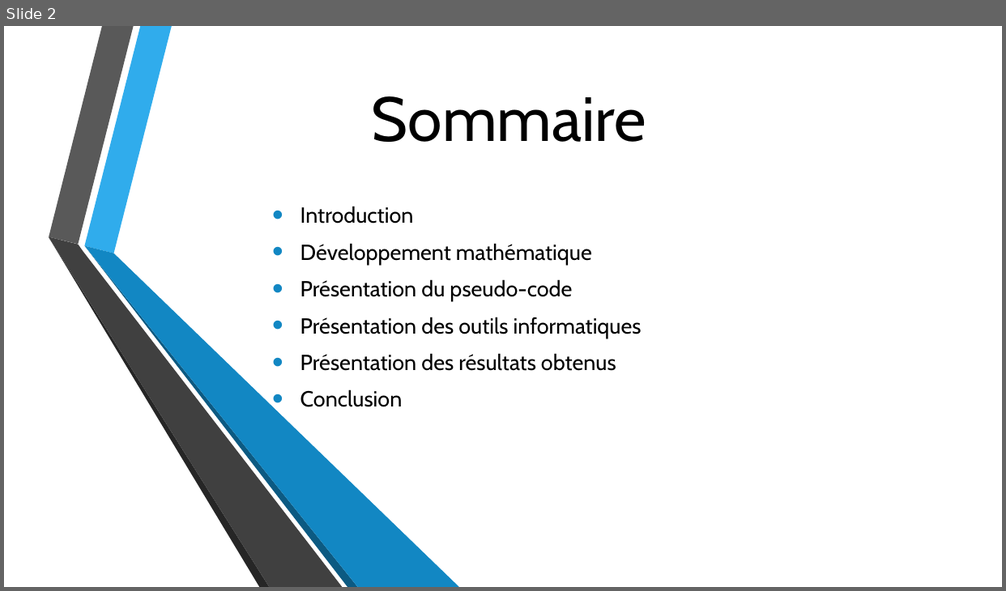
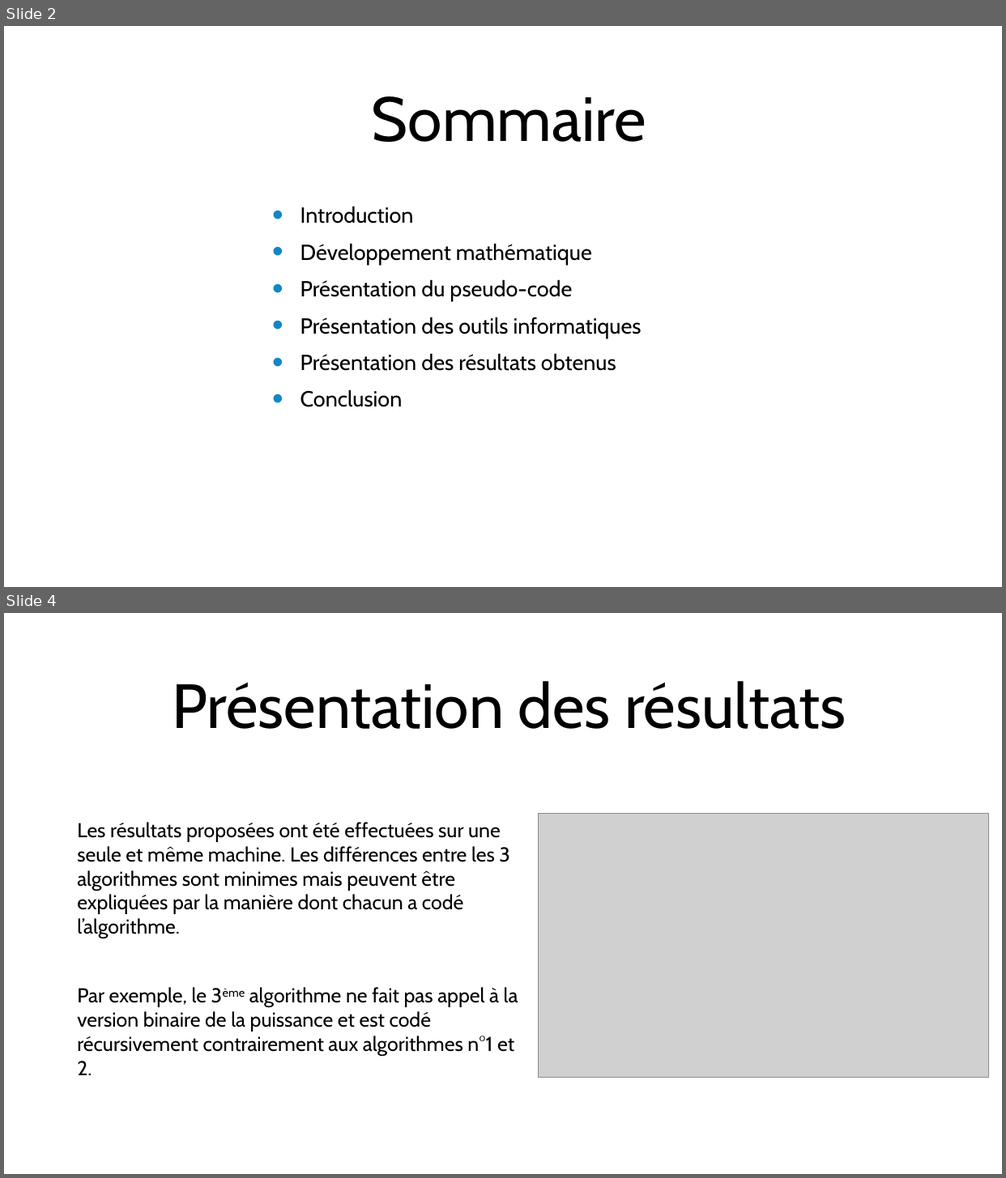
Before and after one commit to Linkoun/Exponentiation_Rapide, a slide deck: Présentation.pptx. Shown one above the other, each under a label of ours: slide 2 before the commit, slides 2 and 4 after it; the slides between them are not shown. The pictures are 1006x591 and 1006x1178 pixels, drawn with LibreOffice and Linux fonts; fonts in the diff are those of the drawing; grey boxes stand for pictures; background and template pictures are left out. Boxes give left, top, right and bottom in pixels: in the first picture for what was removed or moved away, otherwise in the second. Text is boxed around its words. In the diff, an @@ line names an element or a change of style, - is before the commit and + after.

```diff
--- a/Présentation.pptx
+++ b/Présentation.pptx
@@ slide 4 added at box(4, 613, 1002, 1174), background picture (left out) @@
@@ title added at box(172, 681, 846, 729), 60 pt, text #000000 @@
+Présentation des résultats
@@ subtitle added at box(77, 822, 518, 1076), 19.4 pt, text #000000 @@
+Les résultats proposées ont été effectuées sur une seule et même machine. Les différences entre les 3 algorithmes sont minimes mais peuvent être expliquées par la manière dont chacun a codé l’algorithme.
+Par exemple, le 3ème algorithme ne fait pas appel à la version binaire de la puissance et est codé récursivement contrairement aux algorithmes n°1 et 2.
@@ picture added at box(538, 814, 989, 1078) @@
@@ slide 2 changed as well @@
@@ group removed at box(49, 26, 460, 587): 6 freeform shapes @@
```
Also in this commit, not shown: 1 other slide changed, 1 other slide added.
